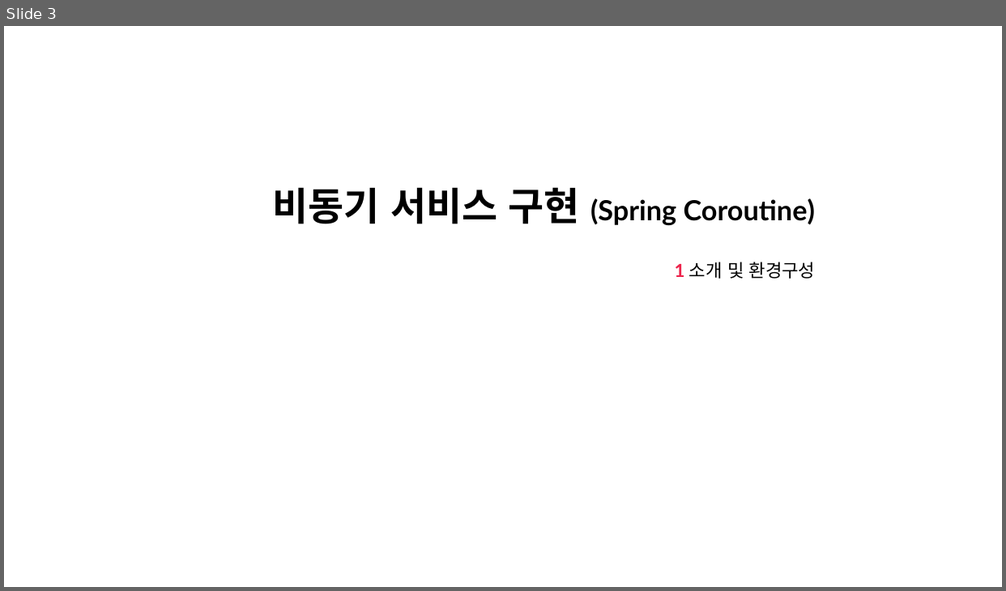
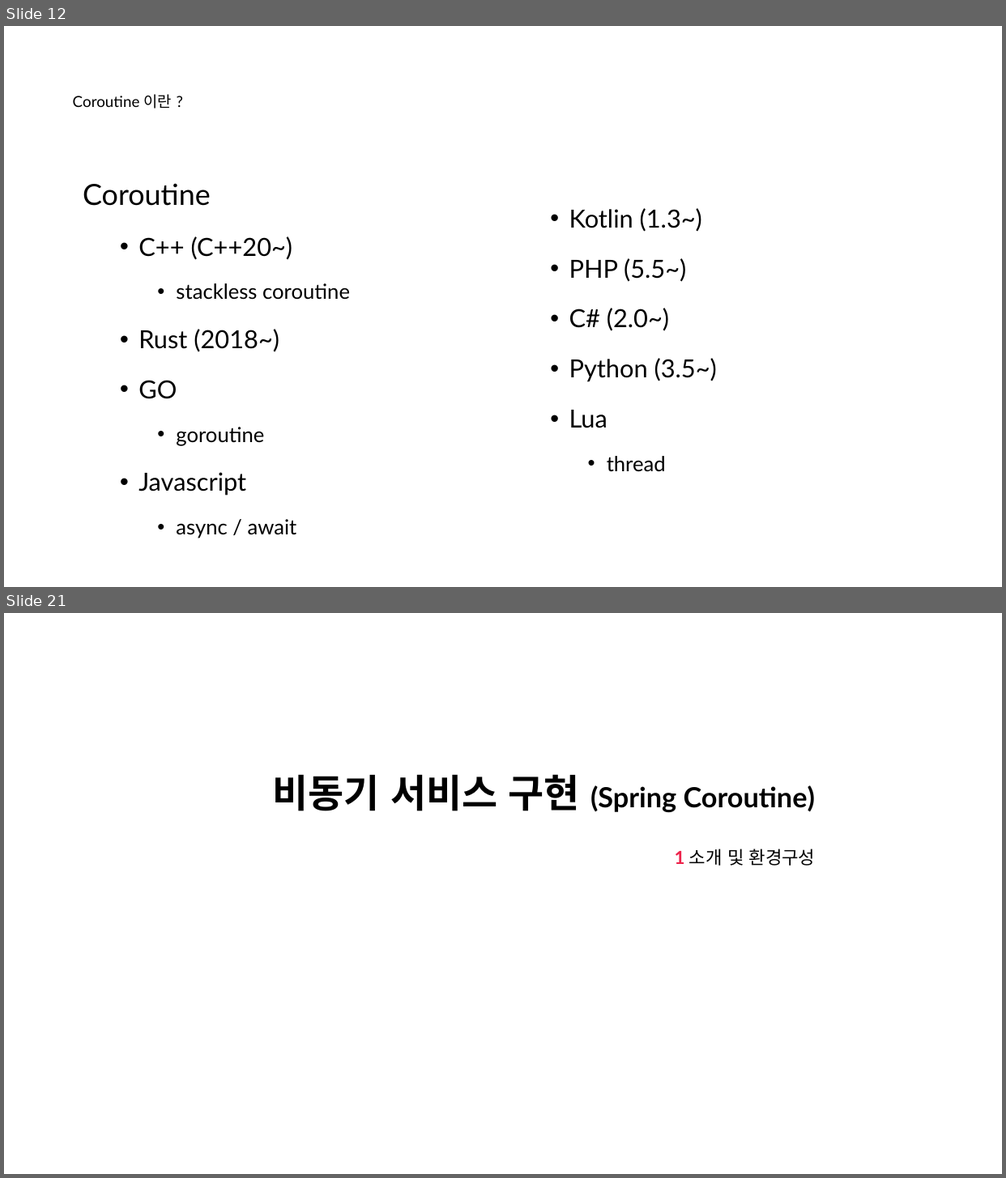
Before and after one commit to nayasis/fastcampus-hyper-webflux, a slide deck: 99.ppt/[Ch4-4. 비동기 서비스 구현 (Spring Coroutine)].pptx. Shown one above the other, each under a label of ours: slide 3 before the commit, slides 12 and 21 after it; the slides between them are not shown. The pictures are 1006x591 and 1006x1178 pixels, drawn with LibreOffice and Linux fonts; fonts in the diff are those of the drawing; background and template pictures are left out. Boxes give left, top, right and bottom in pixels: in the first picture for what was removed or moved away, otherwise in the second. Text is boxed around its words. In the diff, an @@ line names an element or a change of style, - is before the commit and + after.

```diff
--- a/99.ppt/[Ch4-4. 비동기 서비스 구현 (Spring Coroutine)].pptx
+++ b/99.ppt/[Ch4-4. 비동기 서비스 구현 (Spring Coroutine)].pptx
@@ slide 12 added at box(4, 26, 1002, 587), background picture (left out) @@
@@ title added at box(73, 94, 172, 109), 11 pt, text #000000 @@
+Coroutine 이란 ?
@@ text added at box(856, 84, 960, 117), 12 pt, text #FFFFFF, bold @@
+  2.
@@ text added at box(856, 116, 960, 148), 8 pt, text #FFFFFF @@
+  Coroutine 이란 ?
@@ text added at box(83, 183, 350, 539), 15 pt, text #000000 @@
+Coroutine
+  • C++ (C++20~)
+    • stackless coroutine
+  • Rust (2018~)
+  • GO
+    • goroutine
+  • Javascript
+    • async / await
@@ text added at box(569, 208, 717, 472), 18 pt, text #000000 @@
+  • Kotlin (1.3~)
+  • PHP (5.5~)
+  • C# (2.0~)
+  • Python (3.5~)
+  • Lua
+    • thread
@@ what was slide 3 is now slide 21 @@
```
Also in this commit, not shown: 2 slides changed, 17 other slides added, 3 other files.
